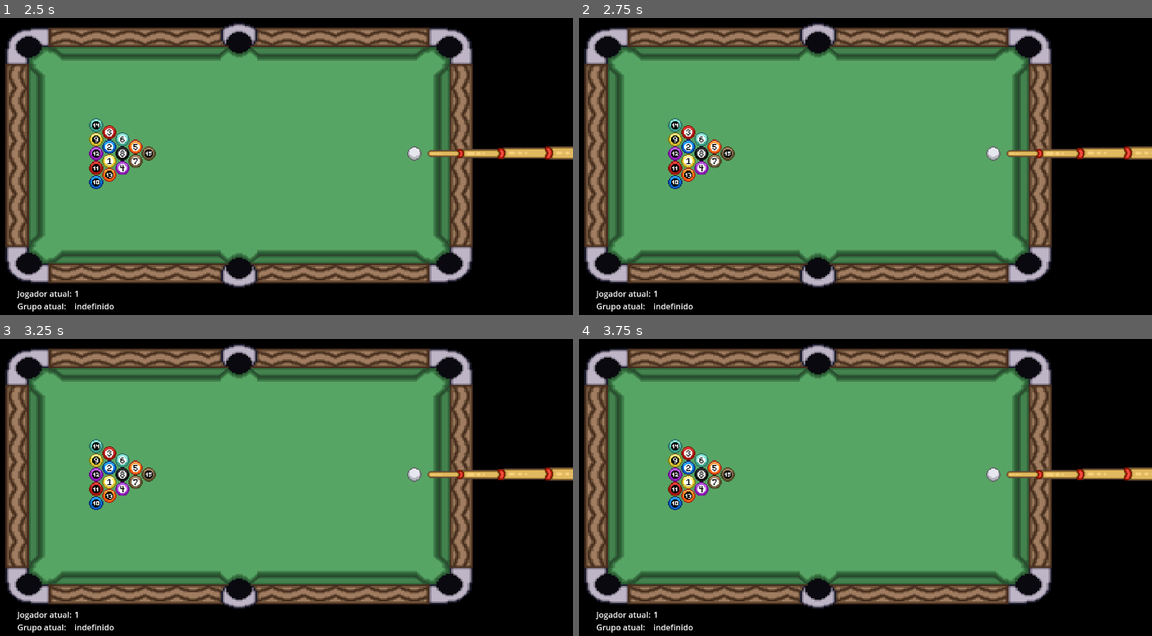
Above: before the commit, frames 1-4 (two rows, left to right).
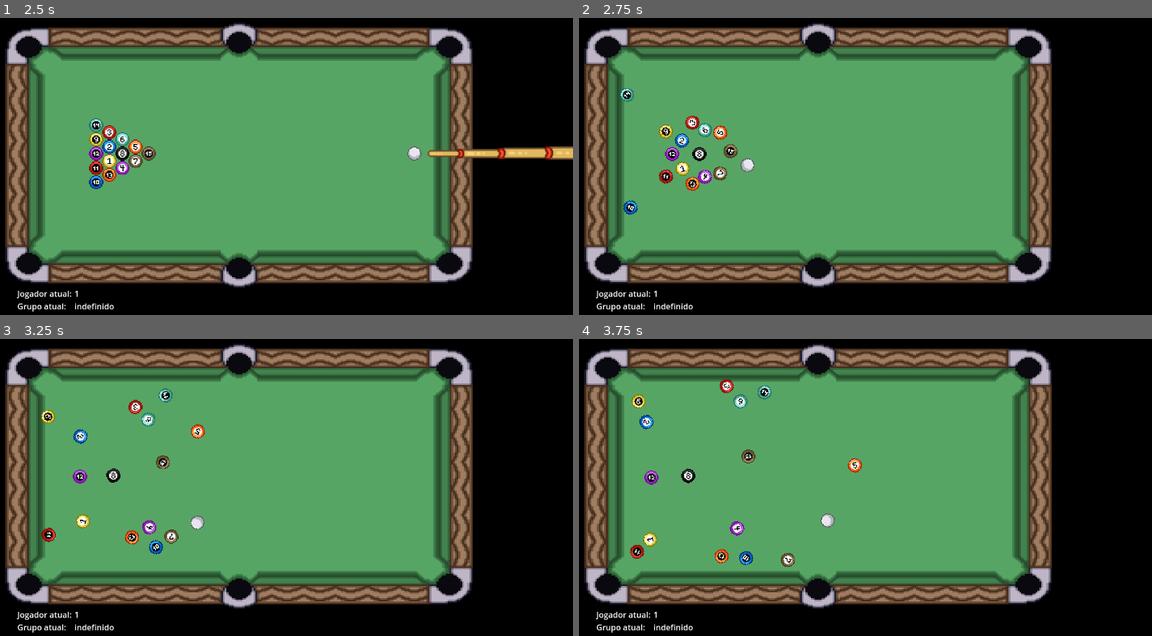
Above: after the commit, the same moments.

Repository: MathiasRLuz/Sinuca--8-Ball-Pool-
Game: Godot game, scene res://scenes/sinuca.tscn
Two runs of this game, one before a commit and one after it. Both use one fixed random seed, a clock stepped at 60 frames per second and the inputs below. This scene is started directly instead of the project's main scene. The engine's default icon, where the game draws it, is replaced by a stand-in: a white triangle on a blue panel in a dark square.
Inputs (mouse positions are in pixels of both pictures, inside the frame that each line leads up to):
- Up to frame 1 (2.5 s): tap Enter at 0.5, 2 s; move the mouse to (389, 116) at 0.52 s; hold D (right) 0.53-1.28 s; hold E (interact) 0.53-1.28 s; click (389, 116) at 0.67 s; tap Space at 0.77, 1.25, 1.52 s; move the mouse to (120, 151) at 1.27 s; hold S (down) 1.28-2.03 s; tap E (interact) at 1.35 s; move the mouse to (315, 53) at 2.02 s; hold D (right) from 2.03 s (still down); hold E (interact) from 2.03 s (still down)
- Up to frame 2 (2.75 s): keep holding D (right); keep holding E (interact)
- Up to frame 3 (3.25 s): move the mouse to (217, 526) at 2.77 s; release D (right) at 2.78 s; release E (interact) at 2.78 s; hold W (up) from 2.78 s (still down); tap E (interact) at 2.85 s; click (217, 526) at 2.92 s; tap Space at 3.02 s
- Up to frame 4 (3.75 s): move the mouse to (1020, 508) at 3.52 s; release W (up) at 3.53 s; hold A (left) from 3.53 s (still down); hold E (interact) from 3.53 s (still down)

Frame 1 is identical in both runs. In frame 2, 3.3% of the frame differs, in the area x 7-100%, y 23-67%; in frame 3, 3.8%; in frame 4, 3.8%, in the area x 8-100%, y 13-77%.
Error before the commit: Invalid access to property or key '1' on a base object of type 'Dictionary'. (res://scripts/main.gd:645)

Commit message:
Slime Power

Diff:
--- a/scenes/bola.tscn
+++ b/scenes/bola.tscn
@@ -22,7 +22,6 @@
 continuous_cd = 2
 contact_monitor = true
 max_contacts_reported = 1
-linear_damp_mode = 1
 linear_damp = 1.0
 angular_damp_mode = 1
 angular_damp = 1.5
--- a/scenes/sinuca.tscn
+++ b/scenes/sinuca.tscn
@@ -10,6 +10,7 @@
 [ext_resource type="PackedScene" uid="uid://d210d8k3gp6ak" path="res://scenes/roll_dice.tscn" id="8_ejpbm"]
 [ext_resource type="Texture2D" uid="uid://d03mqfdew41rl" path="res://assets/ball_16.png" id="9_jieif"]
 [ext_resource type="Texture2D" uid="uid://dqg6moc8b5dy5" path="res://assets/ball_8.png" id="10_uckew"]
+[ext_resource type="PackedScene" uid="uid://cbxv6x0cfc401" path="res://scenes/slime_power.tscn" id="11_bs7ja"]
 
 [sub_resource type="StyleBoxFlat" id="StyleBoxFlat_yysmw"]
 bg_color = Color(1, 1, 1, 0.458824)
@@ -23,7 +24,7 @@
 [node name="Sinuca" type="Node"]
 script = ExtResource("1_4cjhd")
 ball_scene = ExtResource("2_g7l3x")
-current_enemy = 1
+current_enemy = 2
 
 [node name="Mesa" parent="." instance=ExtResource("3_45acg")]
 
@@ -152,4 +153,7 @@
 scale = Vector2(0.2, 0.2)
 texture = ExtResource("10_uckew")
 
+[node name="SlimePower" parent="." instance=ExtResource("11_bs7ja")]
+position = Vector2(-625, 194)
+
 [connection signal="shoot" from="Taco" to="." method="_on_taco_shoot"]
--- /dev/null
+++ b/scenes/slime_power.tscn
@@ -0,0 +1,19 @@
+[gd_scene load_steps=3 format=3 uid="uid://cbxv6x0cfc401"]
+
+[ext_resource type="Texture2D" uid="uid://bn8p3j13qomt5" path="res://assets/Ícones/Poder (Slime) (Tileset).png" id="1_x1p31"]
+
+[sub_resource type="CircleShape2D" id="CircleShape2D_ulk1b"]
+radius = 21.0238
+
+[node name="SlimePower" type="Area2D"]
+priority = 1
+linear_damp_space_override = 2
+linear_damp = 30.0
+
+[node name="Poder(slime)(tileset)" type="Sprite2D" parent="."]
+scale = Vector2(2, 2)
+texture = ExtResource("1_x1p31")
+hframes = 3
+
+[node name="CollisionShape2D" type="CollisionShape2D" parent="."]
+shape = SubResource("CircleShape2D_ulk1b")
--- a/scripts/main.gd
+++ b/scripts/main.gd
@@ -720,9 +720,11 @@
 		if bot_power_ready and current_enemy == GlobalData.Npcs.SLIME:
 			bot_power_ready = false
 			# poder slime
-
-			var x = randi_range(limites_paredes[0],limites_paredes[1])
-			var y = randi_range(limites_paredes[3],limites_paredes[2])
+			var margin = 30
+			#  limites_paredes => [70, 850, 350, 70] # esquerda, direita, baixo, cima
+			var x = randi_range(limites_paredes[0]+margin,limites_paredes[1]-margin)
+			var y = randi_range(limites_paredes[3]+margin,limites_paredes[2]-margin)
+			$SlimePower.global_position = Vector2(x,y)
 
 		show_cue()
 
@@ -784,8 +786,8 @@
 
 		if moveram: # bolas pararam após a tacada
 			print("Primeira bola ", primeira_bola_batida)
-			if domovoy_has_removed_ball:
-				domovoy_power_return()
+
+			remove_power_effects()
 			if (primeira_bola_batida == 0 and grupo_jogador != 0) or (jogador_ja_tinha_grupo and primeira_bola_batida != 0 and bateu_primeiro_em_bola_proibida(primeira_bola_batida)):
 				foi_falta = true
 
@@ -800,6 +802,17 @@
 		if taking_shot:
 			taking_shot = false
 			hide_cue()
+
+func remove_power_effects():
+	# Domovoy
+	if domovoy_has_removed_ball:
+		domovoy_power_return()
+	# Slime
+	$SlimePower.global_position = Vector2(-625,194)
+	# Esqueleto
+	# Bruxa
+	# Medusa
+	# Golem
 
 func verifica_favorecido_por_falta():
 	if jogador_atual == 0:
Not shown: 1 places in scenes/sinuca.tscn that only renumber resources
